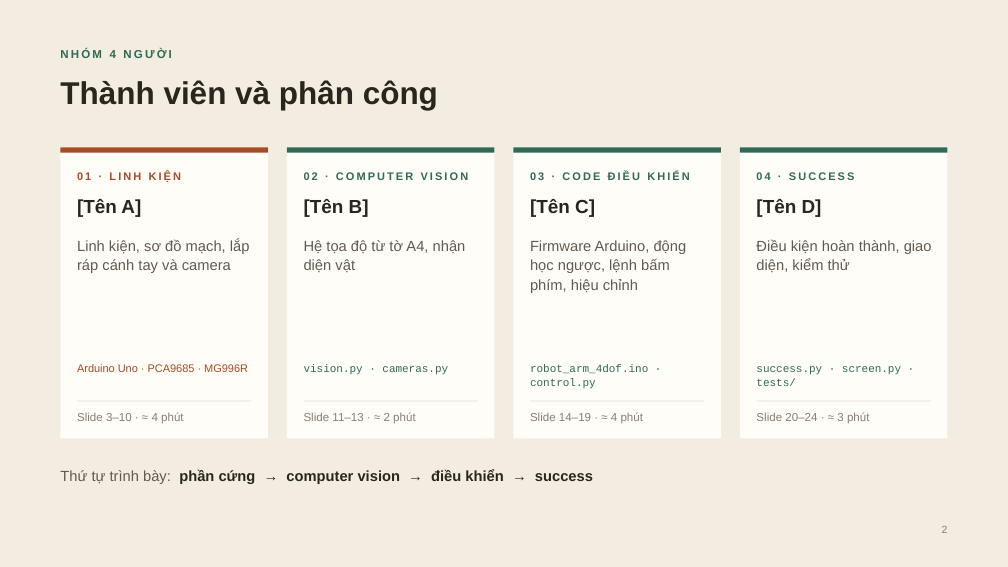
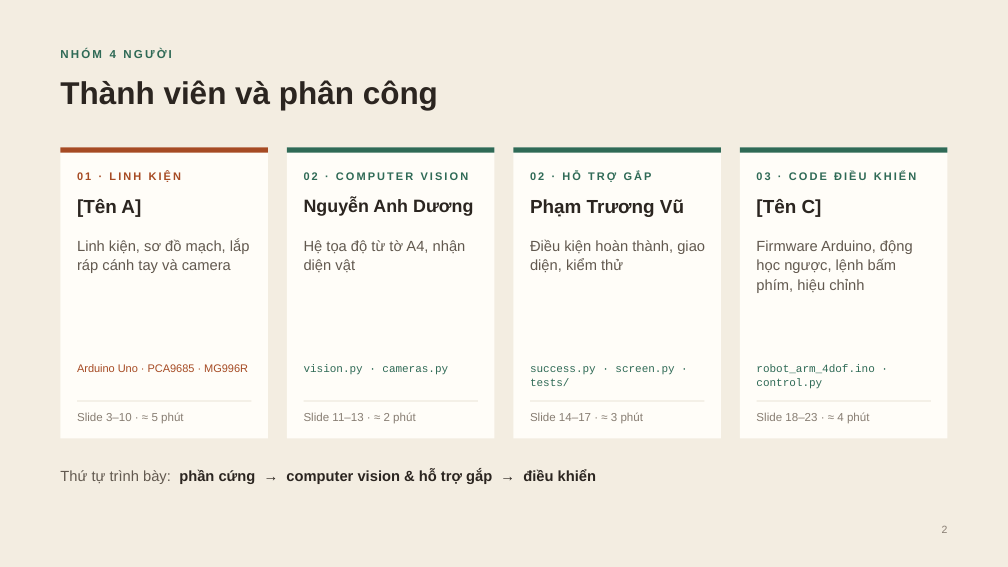
Before and after one commit to DuongNAD/Project_IoT, a slide deck: slide 2 of slides/Project_IoT_ThuyetTrinh.pptx. Drawn at 1008x567 pixels with LibreOffice and Linux fonts; fonts in the diff are those of the drawing. Boxes give left, top, right and bottom in pixels: in the first picture for what was removed or moved away, otherwise in the second. Text is boxed around its words. In the diff, an @@ line names an element or a change of style, - is before the commit and + after.

```diff
--- a/slides/Project_IoT_ThuyetTrinh.pptx
+++ b/slides/Project_IoT_ThuyetTrinh.pptx
@@ text at bbox=[530, 171, 652, 182]: text changed @@
-03 · CODE ĐIỀU KHIỂN
+02 · HỖ TRỢ GẮP
@@ text at bbox=[756, 171, 917, 180]: text changed @@
-04 · SUCCESS
+03 · CODE ĐIỀU KHIỂN
@@ text at bbox=[304, 199, 473, 216]: text changed; size 18 to 17 pt @@
-[Tên B]
+Nguyễn Anh Dương
@@ text at bbox=[530, 199, 684, 217]: text changed @@
-[Tên C]
+Phạm Trương Vũ
@@ text at bbox=[756, 199, 822, 217]: text changed @@
-[Tên D]
+[Tên C]
@@ text at bbox=[530, 240, 705, 272]: text changed @@
-Firmware Arduino, động học ngược, lệnh bấm phím, hiệu chỉnh
+Điều kiện hoàn thành, giao diện, kiểm thử
@@ text at bbox=[756, 240, 913, 293]: text changed @@
-Điều kiện hoàn thành, giao diện, kiểm thử
+Firmware Arduino, động học ngược, lệnh bấm phím, hiệu chỉnh
@@ text at bbox=[530, 366, 674, 386]: text changed @@
-robot_arm_4dof.ino · control.py
+success.py · screen.py · tests/
@@ text at bbox=[756, 365, 874, 389]: text changed @@
-success.py · screen.py · tests/
+robot_arm_4dof.ino · control.py
@@ text at bbox=[77, 412, 184, 423]: text changed @@
-Slide 3–10 · ≈ 4 phút
+Slide 3–10 · ≈ 5 phút
@@ text at bbox=[530, 412, 643, 423]: text changed @@
-Slide 14–19 · ≈ 4 phút
+Slide 14–17 · ≈ 3 phút
@@ text at bbox=[756, 412, 869, 423]: text changed @@
-Slide 20–24 · ≈ 3 phút
+Slide 18–23 · ≈ 4 phút
@@ text at bbox=[60, 469, 596, 484]: text changed @@
-Thứ tự trình bày: phần cứng → computer vision → điều khiển → success
+Thứ tự trình bày: phần cứng → computer vision & hỗ trợ gắp → điều khiển
```
Also in this commit, not shown: 18 other slides changed, 1 slide removed, 26 other files.
